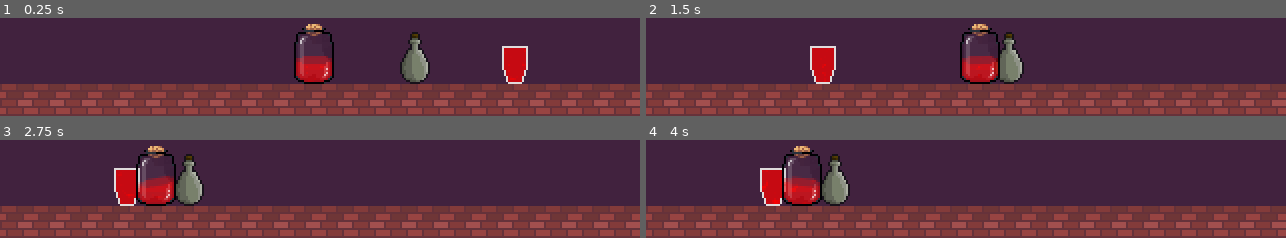
Above: before the commit, frames 1-4 (two rows, left to right).
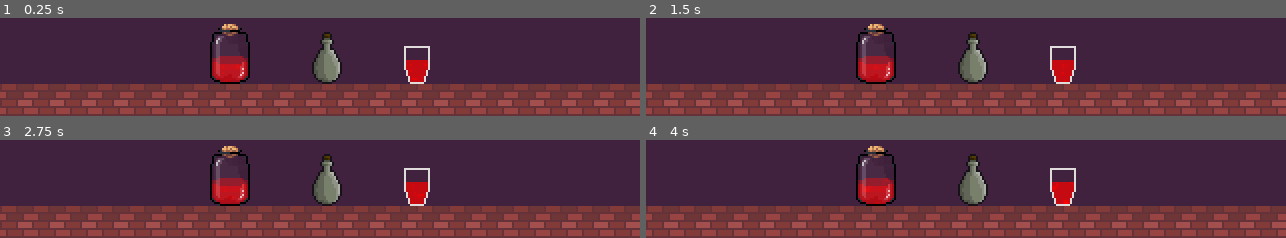
Above: after the commit, the same moments.

Repository: Dowsley/the-witching-hour
Game: Godot game, scene res://src/game.tscn
The game is run twice, just before and just after one commit, with the same random seed, the same clock (stepped at 60 frames per second) and the same inputs.
Inputs (mouse positions are in pixels of both pictures, inside the frame that each line leads up to):
- Up to frame 1 (0.25 s): no input
- Up to frame 2 (1.5 s): tap Enter at 0.5 s; drag from (1164, 66) to (959, 54) at 0.52 s; drag from (1087, 58) to (850, 57) at 1.27 s
- Up to frame 3 (2.75 s): move the mouse to (160, 176) at 2.02 s; click (160, 176) at 2.17 s
- Up to frame 4 (4 s): tap Space at 2.75 s; drag from (outside the picture) to (831, 180) at 2.77 s; move the mouse to (outside the picture) at 3.52 s; click (outside the picture) at 3.67 s

The runs differ from the first frame. In frame 1, 8.3% of the frame differs, in the area x 32-83%, y 6-68%; in frame 2, 8.6%; in frame 3, 10%, in the area x 17-68%, y 6-68%; in frame 4, 10%.

Commit message:
Scene inheritance

Diff:
--- a/data/shaders/liquid.gdshader
+++ b/data/shaders/liquid.gdshader
@@ -2,7 +2,7 @@
 uniform vec4 Color : source_color;
 uniform float SurfaceRotation;
 uniform float Fill;
-uniform sampler2D FillTexture;
+uniform sampler2D FillTexture : filter_nearest;
 uniform float NoiseScale;
 uniform float MinOpacity;
 
--- a/project.godot
+++ b/project.godot
@@ -64,5 +64,4 @@
 textures/canvas_textures/default_texture_filter=0
 renderer/rendering_method="gl_compatibility"
 renderer/rendering_method.mobile="gl_compatibility"
-environment/defaults/default_clear_color=Color(0, 0, 0, 1)
 environment/defaults/default_environment="res://default_env.tres"
--- a/src/autoload/globals.gd
+++ b/src/autoload/globals.gd
@@ -3,4 +3,4 @@
 
 @export var gravity_scale := 1
 @export var air_resistance := 1.0
-@export var water_per_liquid_point := 0.0005
+@export var water_per_liquid_point := 0.05
--- a/src/autoload/globals.tscn
+++ b/src/autoload/globals.tscn
@@ -1,8 +1,8 @@
-[gd_scene load_steps=2 format=2]
+[gd_scene load_steps=2 format=3 uid="uid://b557r2oe0hhki"]
 
-[ext_resource path="res://src/autoload/globals.gd" type="Script" id=1]
+[ext_resource type="Script" path="res://src/autoload/globals.gd" id="1"]
 
 [node name="Globals" type="Node"]
-script = ExtResource( 1 )
+script = ExtResource("1")
 gravity_scale = 5
 air_resistance = 0.5
--- a/src/game.tscn
+++ b/src/game.tscn
@@ -1,249 +1,12 @@
-[gd_scene load_steps=44 format=3 uid="uid://duntd7q6i6x1y"]
+[gd_scene load_steps=6 format=3 uid="uid://duntd7q6i6x1y"]
 
 [ext_resource type="PackedScene" uid="uid://dufoyugceah2k" path="res://src/vial/vial.tscn" id="1"]
 [ext_resource type="Texture2D" uid="uid://bpd58bscflavh" path="res://assets/img/bricks_16b.png" id="2"]
-[ext_resource type="Texture2D" uid="uid://vfa3awhrcelw" path="res://assets/img/flat_cup.png" id="3"]
-[ext_resource type="Texture2D" uid="uid://bpkxwo1k7xiek" path="res://assets/img/flat_cup_mask.png" id="4"]
-[ext_resource type="Shader" path="res://data/shaders/liquid.gdshader" id="4_0xhes"]
-[ext_resource type="Texture2D" uid="uid://hlyyxjvct00c" path="res://assets/img/fill_flat.png" id="7"]
-[ext_resource type="Texture2D" uid="uid://baxbw7hv0a1e" path="res://assets/img/gin_bottle.png" id="8"]
-[ext_resource type="Texture2D" uid="uid://7m62mrdqp3ta" path="res://assets/img/gin_mask.png" id="9"]
+[ext_resource type="PackedScene" uid="uid://c8t88wgrdp46q" path="res://src/vial/types/bottle.tscn" id="4_6fgsh"]
+[ext_resource type="PackedScene" uid="uid://bayjex68vwmdh" path="res://src/vial/types/cup.tscn" id="5_wmhxr"]
 
 [sub_resource type="RectangleShape2D" id="1"]
 size = Vector2(320, 16)
-
-[sub_resource type="ShaderMaterial" id="ShaderMaterial_7cahm"]
-resource_local_to_scene = true
-shader = ExtResource("4_0xhes")
-shader_parameter/Color = Color(1, 0, 0, 1)
-shader_parameter/SurfaceRotation = null
-shader_parameter/Fill = 0.6
-shader_parameter/NoiseScale = 10.0
-shader_parameter/MinOpacity = 0.7
-shader_parameter/FillTexture = ExtResource("7")
-
-[sub_resource type="RectangleShape2D" id="RectangleShape2D_s4cwl"]
-size = Vector2(13, 19)
-
-[sub_resource type="RectangleShape2D" id="RectangleShape2D_8hi5p"]
-size = Vector2(14.625, 21)
-
-[sub_resource type="VisualShaderNodeFloatParameter" id="VisualShaderNodeFloatParameter_j18gt"]
-parameter_name = "NoiseScale"
-
-[sub_resource type="VisualShaderNodeFloatOp" id="2"]
-output_port_for_preview = 0
-default_input_values = [0, 0.0, 1, 1.0]
-operator = 2
-
-[sub_resource type="VisualShaderNodeInput" id="3"]
-input_name = "time"
-
-[sub_resource type="VisualShaderNodeInput" id="4"]
-output_port_for_preview = 0
-input_name = "uv"
-
-[sub_resource type="VisualShaderNodeColorParameter" id="5"]
-output_port_for_preview = 0
-parameter_name = "Color"
-
-[sub_resource type="VisualShaderNodeFloatOp" id="6"]
-output_port_for_preview = 0
-operator = 2
-
-[sub_resource type="VisualShaderNodeFloatParameter" id="7"]
-parameter_name = "SurfaceRotation"
-
-[sub_resource type="VisualShaderNodeClamp" id="8"]
-output_port_for_preview = 0
-
-[sub_resource type="VisualShaderNodeTexture" id="9"]
-output_port_for_preview = 1
-source = 2
-texture_type = 1
-
-[sub_resource type="VisualShaderNodeFloatParameter" id="10"]
-parameter_name = "MinOpacity"
-
-[sub_resource type="VisualShaderNodeTexture2DParameter" id="11"]
-output_port_for_preview = 1
-parameter_name = "FillTexture"
-
-[sub_resource type="VisualShaderNodeVectorOp" id="12"]
-output_port_for_preview = 0
-default_input_values = [0, Vector3(0, 0, 0), 1, Vector3(0, -0.75, 0)]
-
-[sub_resource type="VisualShaderNodeVectorCompose" id="13"]
-
-[sub_resource type="VisualShaderNodeFloatParameter" id="14"]
-parameter_name = "Fill"
-
-[sub_resource type="VisualShaderNodeFloatOp" id="15"]
-default_input_values = [0, 0.0, 1, 1.0]
-operator = 1
-
-[sub_resource type="VisualShaderNodeVectorCompose" id="16"]
-default_input_values = [0, 0.5, 1, 0.2, 2, 0.0]
-
-[sub_resource type="VisualShaderNodeVectorOp" id="17"]
-default_input_values = [0, Vector3(0, 0, 0), 1, Vector3(1, 1, 1)]
-operator = 2
-
-[sub_resource type="VisualShaderNodeVectorOp" id="18"]
-operator = 1
-
-[sub_resource type="VisualShaderNodeVectorOp" id="19"]
-output_port_for_preview = 0
-
-[sub_resource type="VisualShaderNodeVectorCompose" id="20"]
-default_input_values = [0, 1.0, 1, 1.0, 2, 1.0]
-
-[sub_resource type="VisualShaderNodeFloatFunc" id="21"]
-function = 1
-
-[sub_resource type="VisualShaderNodeCustom" id="22"]
-output_port_for_preview = 0
-initialized = true
-
-[sub_resource type="VisualShaderNodeVectorDecompose" id="23"]
-
-[sub_resource type="VisualShaderNodeVectorCompose" id="24"]
-output_port_for_preview = 0
-
-[sub_resource type="VisualShaderNodeCustom" id="25"]
-output_port_for_preview = 1
-default_input_values = [1, Vector3(1, 1, 1), 2, 1.0]
-initialized = true
-
-[sub_resource type="VisualShaderNodeFloatOp" id="26"]
-default_input_values = [0, 0.0, 1, 0.2]
-operator = 2
-
-[sub_resource type="VisualShaderNodeVectorOp" id="27"]
-output_port_for_preview = 0
-operator = 2
-
-[sub_resource type="VisualShader" id="VisualShader_i373j"]
-code = "shader_type canvas_item;
-render_mode blend_mix;
-
-uniform vec4 Color : source_color;
-uniform float MinOpacity;
-
-
-
-void fragment() {
-	vec4 n_out36p0;
-// Texture2D:36
-	n_out36p0 = texture(TEXTURE, UV);
-
-
-// ColorParameter:2
-	vec4 n_out2p0 = Color;
-
-
-// VectorOp:9
-	vec3 n_out9p0 = vec3(n_out36p0.xyz) * vec3(n_out2p0.xyz);
-
-
-// FloatOp:23
-	float n_in23p0 = 0.00000;
-	float n_in23p1 = 0.00000;
-	float n_out23p0 = n_in23p0 * n_in23p1;
-
-
-// FloatParameter:37
-	float n_out37p0 = MinOpacity;
-
-
-// Clamp:35
-	float n_in35p0 = 0.00000;
-	float n_in35p2 = 1.00000;
-	float n_out35p0 = clamp(n_in35p0, n_out37p0, n_in35p2);
-
-
-// FloatOp:12
-	float n_out12p0 = n_out23p0 * n_out35p0;
-
-
-// Output:0
-	COLOR.rgb = n_out9p0;
-	COLOR.a = n_out12p0;
-
-
-}
-"
-graph_offset = Vector2(-2427.07, -649.411)
-mode = 1
-flags/light_only = false
-nodes/fragment/0/position = Vector2(2680, 200)
-nodes/fragment/2/node = SubResource("5")
-nodes/fragment/2/position = Vector2(1640, -500)
-nodes/fragment/9/node = SubResource("27")
-nodes/fragment/9/position = Vector2(2160, -660)
-nodes/fragment/11/node = SubResource("VisualShaderNodeFloatParameter_j18gt")
-nodes/fragment/11/position = Vector2(-400, 1560)
-nodes/fragment/12/node = SubResource("2")
-nodes/fragment/12/position = Vector2(2160, 260)
-nodes/fragment/14/node = SubResource("3")
-nodes/fragment/14/position = Vector2(-1360, 1440)
-nodes/fragment/16/node = SubResource("4")
-nodes/fragment/16/position = Vector2(-3000, -840)
-nodes/fragment/23/node = SubResource("6")
-nodes/fragment/23/position = Vector2(1640, 100)
-nodes/fragment/25/node = SubResource("7")
-nodes/fragment/25/position = Vector2(-2440, -820)
-nodes/fragment/35/node = SubResource("8")
-nodes/fragment/35/position = Vector2(840, 1380)
-nodes/fragment/36/node = SubResource("9")
-nodes/fragment/36/position = Vector2(580, -960)
-nodes/fragment/37/node = SubResource("10")
-nodes/fragment/37/position = Vector2(260, 1720)
-nodes/fragment/38/node = SubResource("11")
-nodes/fragment/38/position = Vector2(600, 20)
-nodes/fragment/40/node = SubResource("12")
-nodes/fragment/40/position = Vector2(-1020, -160)
-nodes/fragment/43/node = SubResource("13")
-nodes/fragment/43/position = Vector2(-1560, -80)
-nodes/fragment/44/node = SubResource("14")
-nodes/fragment/44/position = Vector2(-2460, -20)
-nodes/fragment/45/node = SubResource("15")
-nodes/fragment/45/position = Vector2(-1980, -80)
-nodes/fragment/48/node = SubResource("16")
-nodes/fragment/48/position = Vector2(-2500, -1340)
-nodes/fragment/49/node = SubResource("17")
-nodes/fragment/49/position = Vector2(-1280, -1520)
-nodes/fragment/50/node = SubResource("18")
-nodes/fragment/50/position = Vector2(-1640, -1520)
-nodes/fragment/51/node = SubResource("19")
-nodes/fragment/51/position = Vector2(-920, -1520)
-nodes/fragment/52/node = SubResource("20")
-nodes/fragment/52/position = Vector2(-1720, -820)
-nodes/fragment/53/node = SubResource("21")
-nodes/fragment/53/position = Vector2(-2100, -820)
-nodes/fragment/56/node = SubResource("22")
-nodes/fragment/56/position = Vector2(-420, -320)
-nodes/fragment/59/node = SubResource("23")
-nodes/fragment/59/position = Vector2(-1020, 1020)
-nodes/fragment/60/node = SubResource("24")
-nodes/fragment/60/position = Vector2(-420, 1100)
-nodes/fragment/61/node = SubResource("25")
-nodes/fragment/61/position = Vector2(220, 1220)
-nodes/fragment/62/node = SubResource("26")
-nodes/fragment/62/position = Vector2(-900, 1300)
-nodes/fragment/connections = PackedInt32Array(23, 0, 12, 0, 37, 0, 35, 1, 9, 0, 0, 0, 43, 0, 40, 1, 44, 0, 45, 0, 45, 0, 43, 1, 16, 0, 50, 0, 48, 0, 50, 1, 50, 0, 49, 0, 49, 0, 51, 0, 48, 0, 51, 1, 51, 0, 40, 0, 52, 0, 49, 1, 53, 0, 52, 0, 12, 0, 0, 1, 35, 0, 12, 1, 25, 0, 53, 0, 16, 0, 59, 0, 59, 0, 60, 0, 59, 1, 60, 1, 14, 0, 62, 0, 62, 0, 60, 2, 36, 0, 9, 0, 2, 0, 9, 1)
-
-[sub_resource type="ShaderMaterial" id="ShaderMaterial_cwoqo"]
-resource_local_to_scene = true
-shader = SubResource("VisualShader_i373j")
-shader_parameter/Color = Color(1, 0, 0, 1)
-shader_parameter/MinOpacity = 0.7
-
-[sub_resource type="RectangleShape2D" id="RectangleShape2D_sovyg"]
-size = Vector2(15, 26)
-
-[sub_resource type="RectangleShape2D" id="RectangleShape2D_sq3k6"]
-size = Vector2(16, 28)
 
 [node name="Game" type="Node2D"]
 
@@ -269,48 +32,11 @@
 position = Vector2(160, 8)
 shape = SubResource("1")
 
-[node name="Cup" parent="." instance=ExtResource("1")]
-position = Vector2(258, 148)
-percent_filled = 1.0
+[node name="Vial" parent="." instance=ExtResource("1")]
+position = Vector2(115, 149)
 
-[node name="LiquidSpillPos" parent="Cup" index="0"]
-position = Vector2(0, -4)
+[node name="Cup" parent="." instance=ExtResource("5_wmhxr")]
+position = Vector2(209, 148)
 
-[node name="Sprite2D" parent="Cup" index="1"]
-texture = ExtResource("3")
-
-[node name="Liquid" parent="Cup/Sprite2D" index="0"]
-material = SubResource("ShaderMaterial_7cahm")
-texture = ExtResource("4")
-
-[node name="CollisionShape2D" parent="Cup" index="2"]
-position = Vector2(-0.5, 6.5)
-shape = SubResource("RectangleShape2D_s4cwl")
-
-[node name="CollisionShape2D" parent="Cup/DraggableArea" index="0"]
-position = Vector2(-0.3125, 6.5)
-shape = SubResource("RectangleShape2D_8hi5p")
-
-[node name="GinBottle" parent="." instance=ExtResource("1")]
-position = Vector2(207, 151)
-
-[node name="Sprite2D" parent="GinBottle" index="1"]
-texture = ExtResource("8")
-
-[node name="Liquid" parent="GinBottle/Sprite2D" index="0"]
-material = SubResource("ShaderMaterial_cwoqo")
-texture = ExtResource("9")
-
-[node name="CollisionShape2D" parent="GinBottle" index="2"]
-position = Vector2(0.5, 0)
-shape = SubResource("RectangleShape2D_sovyg")
-
-[node name="CollisionShape2D" parent="GinBottle/DraggableArea" index="0"]
-visible = false
-shape = SubResource("RectangleShape2D_sq3k6")
-
-[node name="Vial" parent="." instance=ExtResource("1")]
-position = Vector2(157, 149)
-
-[editable path="Cup"]
-[editable path="GinBottle"]
+[node name="Bottle" parent="." instance=ExtResource("4_6fgsh")]
+position = Vector2(163, 151)
--- a/src/vial/liquid_line.gd
+++ b/src/vial/liquid_line.gd
@@ -61,8 +61,8 @@
 			visible_points.append(point)
 			visible_velocities.append(velocities[i])
 		elif collided_object.is_in_group("vial"):
-			if collided_object.percent_filled + Globals.water_per_liquid_point > 1.0:
-				collided_object.percent_filled = 1.0
+			if collided_object.percent_filled + Globals.water_per_liquid_point > 100.0:
+				collided_object.percent_filled = 100.0
 			else:
 				collided_object.percent_filled += Globals.water_per_liquid_point
 
--- /dev/null
+++ b/src/vial/types/bottle.tscn
@@ -0,0 +1,43 @@
+[gd_scene load_steps=9 format=3 uid="uid://c8t88wgrdp46q"]
+
+[ext_resource type="PackedScene" uid="uid://dufoyugceah2k" path="res://src/vial/vial.tscn" id="1_dwmoc"]
+[ext_resource type="Texture2D" uid="uid://baxbw7hv0a1e" path="res://assets/img/bottle.png" id="2_hvlmu"]
+[ext_resource type="Shader" path="res://data/shaders/liquid.gdshader" id="3_egb8h"]
+[ext_resource type="Texture2D" uid="uid://bvbhhgdeiik5f" path="res://assets/img/fill.png" id="4_k2v26"]
+[ext_resource type="Texture2D" uid="uid://7m62mrdqp3ta" path="res://assets/img/bottle_mask.png" id="5_vy7jj"]
+
+[sub_resource type="ShaderMaterial" id="ShaderMaterial_53ap7"]
+resource_local_to_scene = true
+shader = ExtResource("3_egb8h")
+shader_parameter/Color = Color(1, 0, 0, 1)
+shader_parameter/SurfaceRotation = null
+shader_parameter/Fill = 0.6
+shader_parameter/NoiseScale = 10.0
+shader_parameter/MinOpacity = 0.7
+shader_parameter/FillTexture = ExtResource("4_k2v26")
+
+[sub_resource type="RectangleShape2D" id="RectangleShape2D_5tfpp"]
+size = Vector2(15, 26)
+
+[sub_resource type="RectangleShape2D" id="RectangleShape2D_ccucl"]
+size = Vector2(17, 28)
+
+[node name="Bottle" instance=ExtResource("1_dwmoc")]
+
+[node name="LiquidSpillPos" parent="." index="0"]
+position = Vector2(0, -13)
+
+[node name="Sprite2D" parent="." index="1"]
+texture = ExtResource("2_hvlmu")
+
+[node name="Liquid" parent="Sprite2D" index="0"]
+material = SubResource("ShaderMaterial_53ap7")
+texture = ExtResource("5_vy7jj")
+
+[node name="CollisionShape2D" parent="." index="2"]
+position = Vector2(0.5, 0)
+shape = SubResource("RectangleShape2D_5tfpp")
+
+[node name="CollisionShape2D" parent="DraggableArea" index="0"]
+position = Vector2(0.5, 0)
+shape = SubResource("RectangleShape2D_ccucl")
--- /dev/null
+++ b/src/vial/types/cup.tscn
@@ -0,0 +1,44 @@
+[gd_scene load_steps=9 format=3 uid="uid://bayjex68vwmdh"]
+
+[ext_resource type="PackedScene" uid="uid://dufoyugceah2k" path="res://src/vial/vial.tscn" id="1_id72q"]
+[ext_resource type="Texture2D" uid="uid://vfa3awhrcelw" path="res://assets/img/flat_cup.png" id="2_7jw17"]
+[ext_resource type="Shader" path="res://data/shaders/liquid.gdshader" id="2_jlhxf"]
+[ext_resource type="Texture2D" uid="uid://hlyyxjvct00c" path="res://assets/img/fill_flat.png" id="4_ipcom"]
+[ext_resource type="Texture2D" uid="uid://bpkxwo1k7xiek" path="res://assets/img/flat_cup_mask.png" id="5_gb4yw"]
+
+[sub_resource type="ShaderMaterial" id="ShaderMaterial_k40qh"]
+resource_local_to_scene = true
+shader = ExtResource("2_jlhxf")
+shader_parameter/Color = Color(1, 0, 0, 1)
+shader_parameter/SurfaceRotation = null
+shader_parameter/Fill = 0.6
+shader_parameter/NoiseScale = 10.0
+shader_parameter/MinOpacity = 0.7
+shader_parameter/FillTexture = ExtResource("4_ipcom")
+
+[sub_resource type="RectangleShape2D" id="RectangleShape2D_lo52q"]
+size = Vector2(13, 19)
+
+[sub_resource type="RectangleShape2D" id="RectangleShape2D_o8odo"]
+size = Vector2(15, 20.5)
+
+[node name="Cup" instance=ExtResource("1_id72q")]
+
+[node name="LiquidSpillPos" parent="." index="0"]
+position = Vector2(0, -3)
+
+[node name="Sprite2D" parent="." index="1"]
+texture = ExtResource("2_7jw17")
+
+[node name="Liquid" parent="Sprite2D" index="0"]
+material = SubResource("ShaderMaterial_k40qh")
+texture = ExtResource("5_gb4yw")
+
+[node name="CollisionShape2D" parent="." index="2"]
+position = Vector2(-0.5, 6.5)
+shape = SubResource("RectangleShape2D_lo52q")
+
+[node name="CollisionShape2D" parent="DraggableArea" index="0"]
+visible = false
+position = Vector2(-0.5, 6.75)
+shape = SubResource("RectangleShape2D_o8odo")
--- a/src/vial/vial.gd
+++ b/src/vial/vial.gd
@@ -2,8 +2,7 @@
 class_name Vial
 
 
-
-@export var percent_filled := 0.6
+@export var percent_filled := 60.0
 
 @onready var liquid_spill_pos: Vector2 = $LiquidSpillPos.position
 @onready var liquid_sprite := $Sprite2D/Liquid
@@ -14,6 +13,7 @@
 
 func _ready() -> void:
 	set_percent_filled(percent_filled)
+	$DraggableArea/CollisionShape2D.visible = false
 
 
 func _process(_delta: float) -> void:
@@ -32,7 +32,7 @@
 
 
 func set_percent_filled(percent: float) -> void:
-	liquid_sprite.material.set_shader_parameter("Fill", percent)
+	liquid_sprite.material.set_shader_parameter("Fill", percent / 100)
 
 
 func _on_draggable_area_input_event(viewport: Node, event: InputEvent, shape_idx: int):
--- a/src/vial/vial.tscn
+++ b/src/vial/vial.tscn
@@ -2,7 +2,7 @@
 
 [ext_resource type="Texture2D" uid="uid://bvbhhgdeiik5f" path="res://assets/img/fill.png" id="1"]
 [ext_resource type="Texture2D" uid="uid://cgom0vl3kbgcj" path="res://assets/img/mask.png" id="2"]
-[ext_resource type="Texture2D" uid="uid://cdd3u8v11qks8" path="res://assets/img/bottle.png" id="3"]
+[ext_resource type="Texture2D" uid="uid://cdd3u8v11qks8" path="res://assets/img/vial.png" id="3"]
 [ext_resource type="Shader" path="res://data/shaders/liquid.gdshader" id="3_4cjyr"]
 [ext_resource type="Script" path="res://src/vial/vial.gd" id="4"]
 [ext_resource type="Script" path="res://src/vial/pendulum.gd" id="5"]
@@ -21,7 +21,7 @@
 shader_parameter/FillTexture = ExtResource("1")
 
 [sub_resource type="RectangleShape2D" id="2"]
-size = Vector2(18, 30)
+size = Vector2(20, 30)
 
 [sub_resource type="RectangleShape2D" id="3"]
 size = Vector2(20, 32)
@@ -52,6 +52,7 @@
 [node name="DraggableArea" type="Area2D" parent="."]
 
 [node name="CollisionShape2D" type="CollisionShape2D" parent="DraggableArea"]
+visible = false
 shape = SubResource("3")
 
 [connection signal="input_event" from="DraggableArea" to="." method="_on_draggable_area_input_event"]
Binary file changed: assets/img/bottle.png
Not shown, changed: assets/img/bottle.png.import
Renamed: assets/img/gin_mask.png -> assets/img/bottle_mask.png
Not shown, changed: assets/img/bottle_mask.png.import
Binary file removed: assets/img/gin_bottle.png
Binary file added: assets/img/vial.png
Not shown, changed: assets/img/vial.png.import
